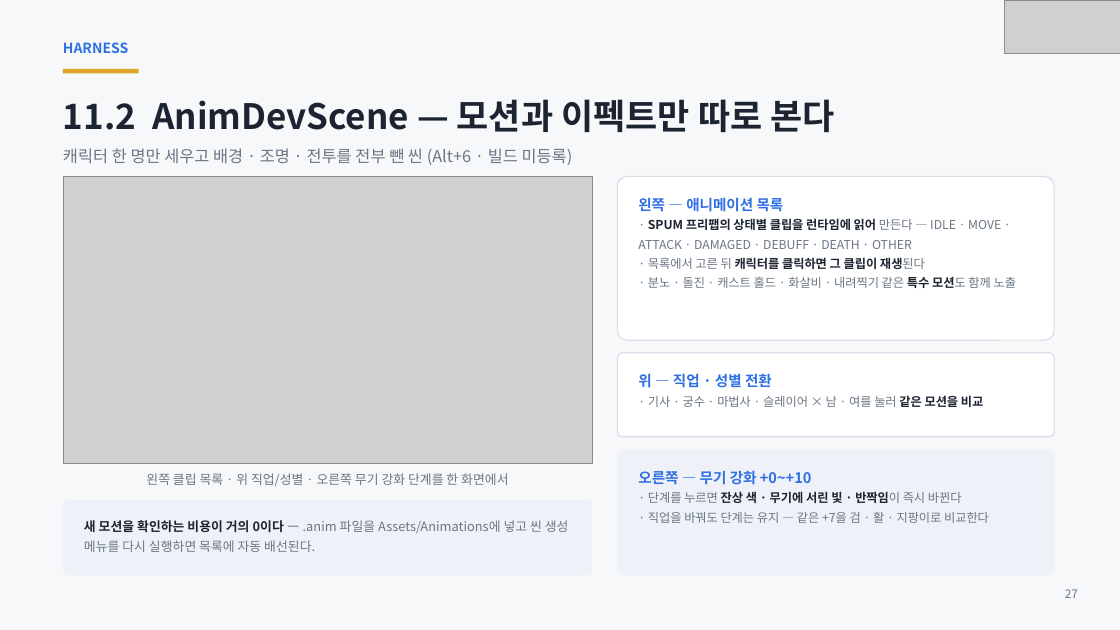
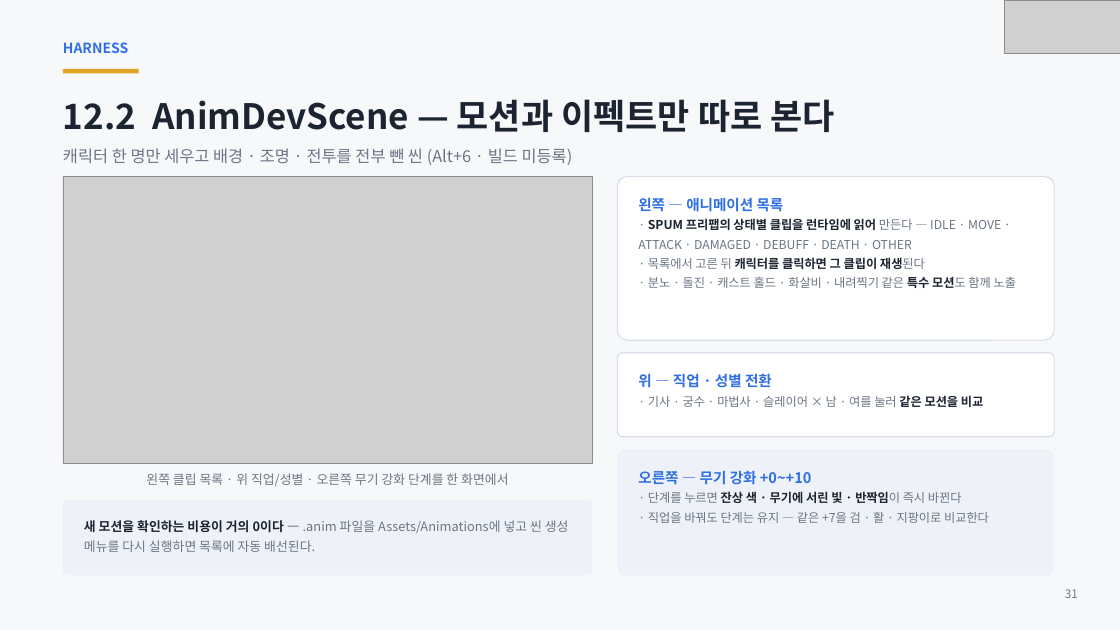
Before and after one commit to ks-wook/com2us-taskbar-hero, a slide deck: slide 31 of docs/com2us-taskbar-hero-발표자료.pptx (slide 27 before the commit). Drawn at 1120x630 pixels with LibreOffice and Linux fonts; fonts in the diff are those of the drawing; grey boxes stand for pictures. Boxes give left, top, right and bottom in pixels: in the first picture for what was removed or moved away, otherwise in the second. Text is boxed around its words. In the diff, an @@ line names an element or a change of style, - is before the commit and + after.

```diff
--- a/docs/com2us-taskbar-hero-발표자료.pptx
+++ b/docs/com2us-taskbar-hero-발표자료.pptx
@@ text at [63,99,834,132]: text changed @@
-11.2 AnimDevScene — 모션과 이펙트만 따로 본다
+12.2 AnimDevScene — 모션과 이펙트만 따로 본다
@@ text at [1065,589,1078,598]: text changed @@
-27
+31
```
Also in this commit, not shown: 29 other slides changed, 4 slides added, 9 other files.
